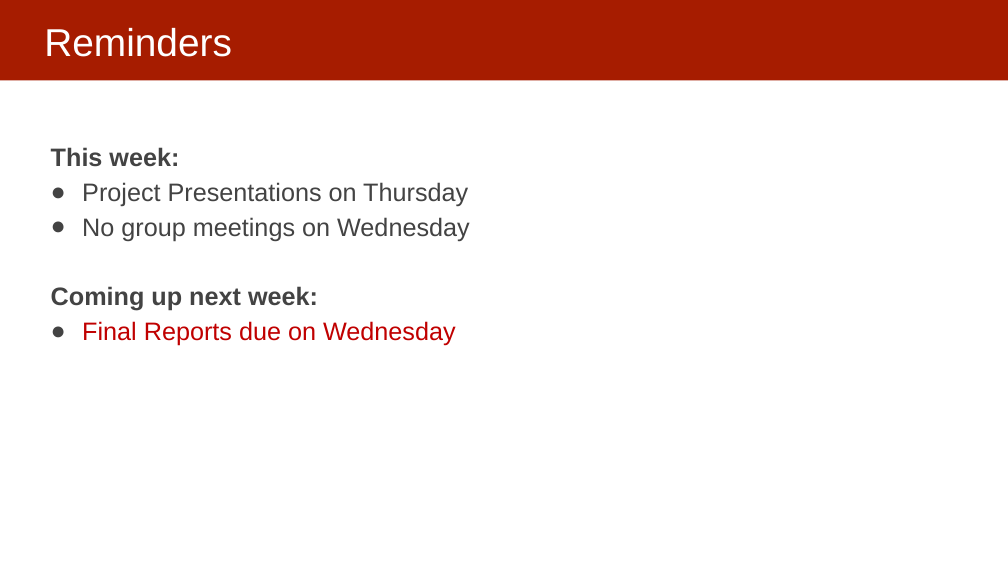
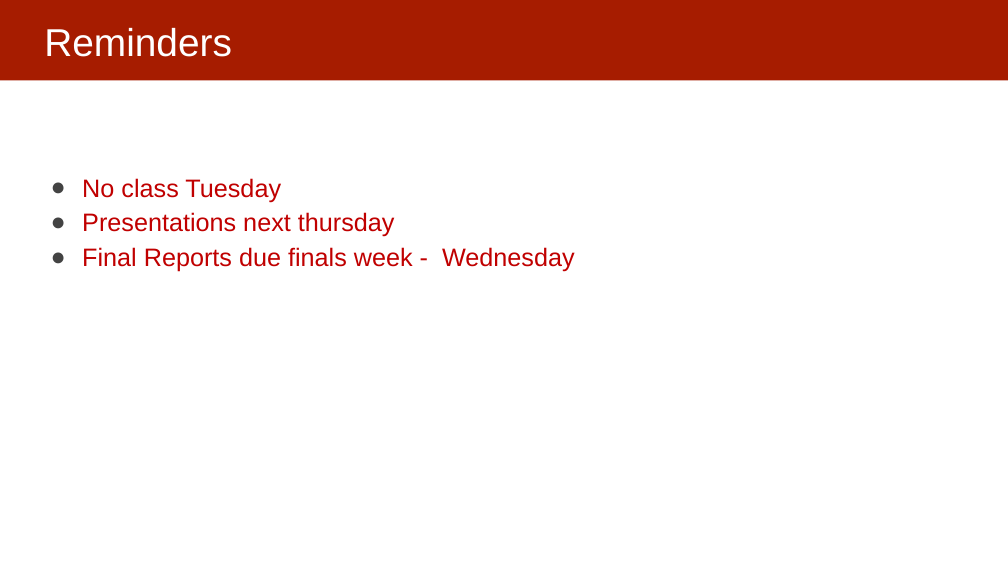
Before and after one commit to dssg/mlforpublicpolicylab, a slide deck: slide 2 of Lectures/21-causal-inference.pptx. Drawn at 1008x567 pixels with LibreOffice and Linux fonts; fonts in the diff are those of the drawing. Boxes give left, top, right and bottom in pixels: in the first picture for what was removed or moved away, otherwise in the second. Text is boxed around its words. In the diff, an @@ line names an element or a change of style, - is before the commit and + after.

Commit message:
updated

```diff
--- a/Lectures/21-causal-inference.pptx
+++ b/Lectures/21-causal-inference.pptx
@@ text at (82, 178, 575, 272): text changed; text colour #434343 to #C00000 @@
-This week:
-● Project Presentations on Thursday
-● No group meetings on Wednesday
-Coming up next week:
-● Final Reports due on Wednesday
+● No class Tuesday
+● Presentations next thursday
+● Final Reports due finals week - Wednesday
```
Also in this commit, not shown: 2 other slides changed, 1 slide removed.
